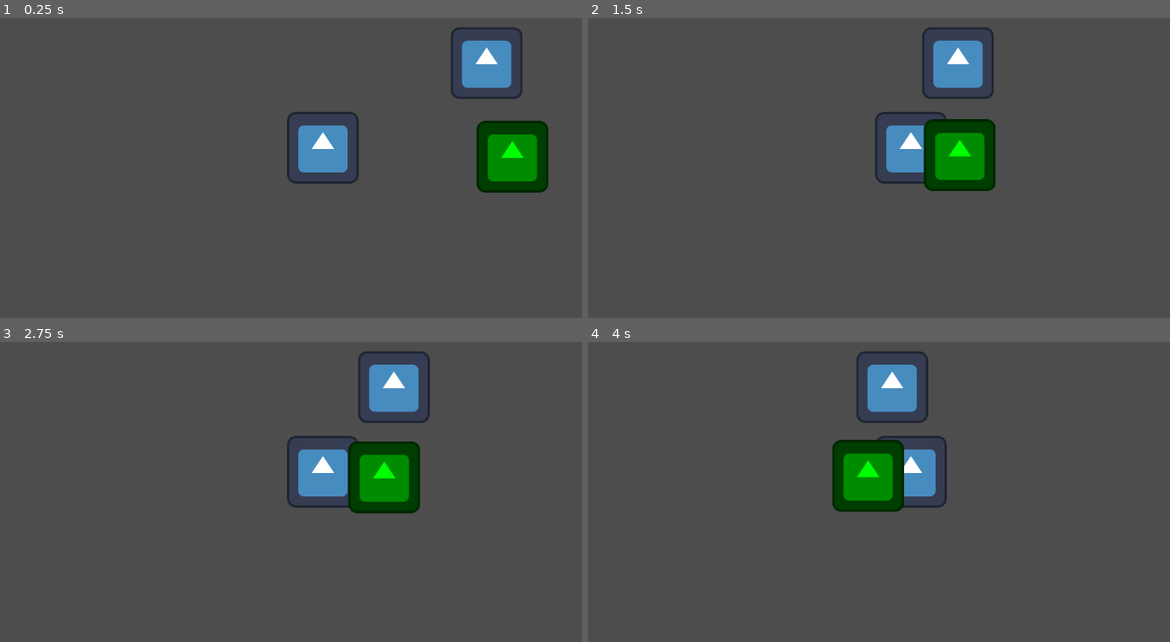
Above: before the commit, frames 1-4 (two rows, left to right).
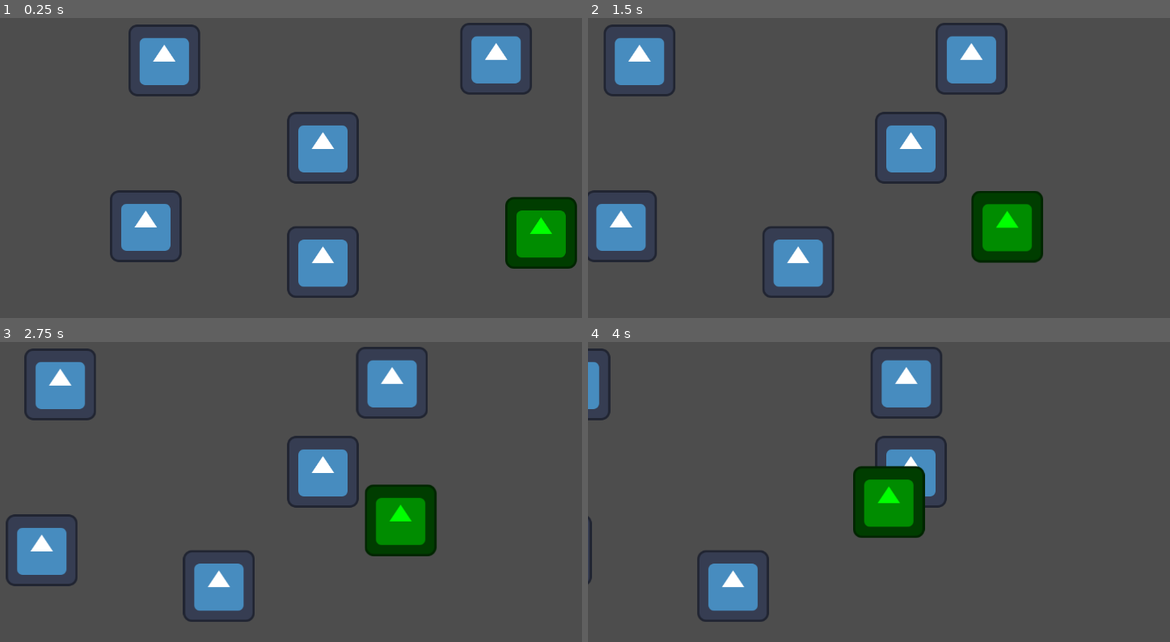
Above: after the commit, the same moments.

Repository: AAF-07/Game-jam
Game: Godot game, scene res://Scene/level.tscn
The game is run twice, just before and just after one commit, with the same random seed, the same clock (stepped at 60 frames per second) and the same inputs. The engine's default icon, where the game draws it, is replaced by a stand-in: a white triangle on a blue panel in a dark square.
Inputs:
- Up to frame 1 (0.25 s): no input
- Up to frame 2 (1.5 s): tap Enter at 0.5 s; hold Shift (run) 0.53-1.28 s; hold Right (right) from 0.53 s (still down); tap Up (ui_up) at 0.77 s; tap Shift (run) at 1.35 s
- Up to frame 3 (2.75 s): tap Up (ui_up) at 1.52 s; release Right (right) at 2.03 s; hold Left (left) from 2.03 s (still down); hold Shift (run) from 2.03 s (still down)
- Up to frame 4 (4 s): release Left (left) at 2.78 s; release Shift (run) at 2.78 s; hold Right (right) from 2.78 s (still down); tap Shift (run) at 2.85 s; tap Up (ui_up) at 3.02, 3.77 s; hold Shift (run) from 3.53 s (still down)

The runs differ from the first frame. In frame 1, 13% of the frame differs, in the area x 18-100%, y 1-94%; in frame 2, 13%, in the area x 0-79%, y 1-94%; in frame 3, 11%; in frame 4, 8.2%.

Commit message:
movement

Diff:
--- a/Scene/level.tscn
+++ b/Scene/level.tscn
@@ -1,10 +1,12 @@
 [gd_scene format=3 uid="uid://b5myhbv8ntedf"]
 
 [ext_resource type="PackedScene" uid="uid://dp2qkl1hb871u" path="res://Scene/player.tscn" id="1_7wcfd"]
+[ext_resource type="Script" uid="uid://bno2yoosftubp" path="res://script/World.gd" id="1_or6n4"]
 [ext_resource type="PackedScene" uid="uid://cqdc1mtuol43a" path="res://Scene/soul.tscn" id="2_3bu56"]
 [ext_resource type="PackedScene" uid="uid://bk8qoml0er6q5" path="res://Scene/monster.tscn" id="3_jnrmd"]
 
 [node name="Node2D" type="Node2D" unique_id=992683157]
+script = ExtResource("1_or6n4")
 
 [node name="Player" parent="." unique_id=1473777026 instance=ExtResource("1_7wcfd")]
 position = Vector2(578, 316)
@@ -12,7 +14,16 @@
 [node name="Camera2D" type="Camera2D" parent="Player" unique_id=1279136179]
 
 [node name="Soul" parent="." unique_id=1745937791 instance=ExtResource("2_3bu56")]
-position = Vector2(870, 165)
+position = Vector2(887, 157)
+
+[node name="Soul2" parent="." unique_id=1696431279 instance=ExtResource("2_3bu56")]
+position = Vector2(295, 160)
+
+[node name="Soul3" parent="." unique_id=367202844 instance=ExtResource("2_3bu56")]
+position = Vector2(262, 456)
+
+[node name="Soul4" parent="." unique_id=404427180 instance=ExtResource("2_3bu56")]
+position = Vector2(578, 520)
 
 [node name="Monster" parent="." unique_id=2068469295 instance=ExtResource("3_jnrmd")]
-position = Vector2(918, 328)
+position = Vector2(969, 464)
--- a/Scene/monster.tscn
+++ b/Scene/monster.tscn
@@ -19,13 +19,16 @@
 position = Vector2(-2, 4)
 texture = ExtResource("1_xxklr")
 
-[node name="CollisionShape2D" type="CollisionShape2D" parent="." unique_id=1265782429]
+[node name="hitbox2" type="Area2D" parent="." unique_id=341007105]
+
+[node name="hitbox" type="CollisionShape2D" parent="hitbox2" unique_id=1265782429]
 shape = SubResource("CircleShape2D_xxklr")
 
-[node name="Area2D" type="Area2D" parent="." unique_id=1955580695]
+[node name="detect_area" type="Area2D" parent="." unique_id=1955580695]
 
-[node name="CollisionShape2D" type="CollisionShape2D" parent="Area2D" unique_id=363420032]
+[node name="CollisionShape2D" type="CollisionShape2D" parent="detect_area" unique_id=363420032]
 shape = SubResource("CircleShape2D_4f2yx")
 
-[connection signal="body_entered" from="Area2D" to="." method="_on_area_2d_body_entered"]
-[connection signal="body_exited" from="Area2D" to="." method="_on_area_2d_body_exited"]
+[connection signal="body_entered" from="hitbox2" to="." method="_on_hitbox_2_body_entered"]
+[connection signal="body_entered" from="detect_area" to="." method="_on_area_2d_body_entered"]
+[connection signal="body_exited" from="detect_area" to="." method="_on_area_2d_body_exited"]
--- a/Scene/player.tscn
+++ b/Scene/player.tscn
@@ -3,15 +3,18 @@
 [ext_resource type="Script" uid="uid://ddelvlbb6kbu4" path="res://script/player.gd" id="1_y8w33"]
 [ext_resource type="Texture2D" uid="uid://barq67eed08is" path="res://icon.svg" id="2_xa75v"]
 
-[sub_resource type="RectangleShape2D" id="RectangleShape2D_58ae2"]
-size = Vector2(121, 108)
+[sub_resource type="CircleShape2D" id="CircleShape2D_y8w33"]
+radius = 60.903614
 
 [node name="Player" type="CharacterBody2D" unique_id=1473777026 groups=["player"]]
+collision_mask = 3
 script = ExtResource("1_y8w33")
+acceleration = 1000.0
+deceleration = 1000.0
 
 [node name="Sprite2D" type="Sprite2D" parent="." unique_id=447303598]
 texture = ExtResource("2_xa75v")
 
 [node name="CollisionShape2D" type="CollisionShape2D" parent="." unique_id=354670555]
 position = Vector2(0.5, -2)
-shape = SubResource("RectangleShape2D_58ae2")
+shape = SubResource("CircleShape2D_y8w33")
--- /dev/null
+++ b/script/World.gd
@@ -0,0 +1,12 @@
+extends Node2D
+
+#buat control UI Skill check dan sanity
+
+# Called when the node enters the scene tree for the first time.
+func _ready() -> void:
+	pass # Replace with function body.
+
+
+# Called every frame. 'delta' is the elapsed time since the previous frame.
+func _process(delta: float) -> void:
+	pass
--- a/script/monster.gd
+++ b/script/monster.gd
@@ -23,3 +23,11 @@
 func _on_area_2d_body_exited(body: Node2D) -> void:
 	player = null
 	player_chase = false
+
+func _on_hitbox_2_body_entered(body: Node2D) -> void:
+	if player_chase:
+		print("skill check")
+
+		var world = get_tree().current_scene
+		if world.has_method("start_skill_check"):
+			world.start_skill_check()
Not shown, added: script/World.gd.uid
